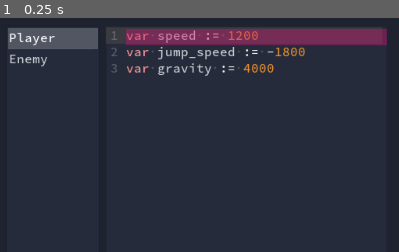
Above: before the commit, frame 1.
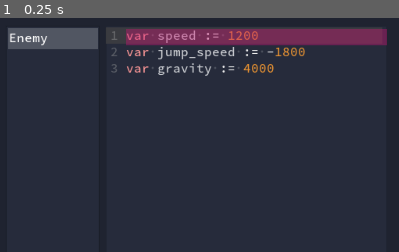
Above: after the commit, the same moment.

Repository: GDQuest/learn-gdscript
Game: Godot game, scene res://ScenePlayer.tscn
The game is run twice, just before and just after one commit, with the same random seed, the same clock (stepped at 60 frames per second) and the same inputs. The engine's default icon, where the game draws it, is replaced by a stand-in: a white triangle on a blue panel in a dark square.
Inputs:
- Up to frame 1 (0.25 s): no input
The pictures show only the part of the screen within x 0-50%, y 0-50%; the shares and areas given below are measured in that part.

The runs differ from the first frame. In frame 1, 0.4% of the frame differs, in the area x 2-14%, y 6-21%.

Commit message:
Enables file filtering

Diff:
--- a/ScenePlayer.gd
+++ b/ScenePlayer.gd
@@ -5,6 +5,7 @@
 const ScriptsUtils = preload("./ScriptsUtils.gd")
 
 export (PackedScene) var scene_file := preload("res://game/Game.tscn") setget set_scene_file
+export var scripts_to_collect := PoolStringArray()
 export (String, "game", "console", "both") var view_mode := "both" setget set_view_mode
 
 var _scene_is_paused := false
@@ -89,7 +90,7 @@
 	_scene = scene_file.instance()
 	viewport.add_child(_scene)
 	_clear_file_list()
-	for script in ScriptsUtils.collect_scripts(_scene):
+	for script in ScriptsUtils.collect_scripts(_scene, scripts_to_collect):
 		file_list.add_item(script.name, null, true)
 		file_list.set_item_metadata(file_list.get_item_count() - 1, script)
 	file_list.select(0)
--- a/ScenePlayer.tscn
+++ b/ScenePlayer.tscn
@@ -29,6 +29,7 @@
 __meta__ = {
 "_edit_use_anchors_": false
 }
+scripts_to_collect = PoolStringArray( "Enemy" )
 
 [node name="HSplitContainer" type="HSplitContainer" parent="."]
 anchor_right = 1.0
--- a/ScriptsUtils.gd
+++ b/ScriptsUtils.gd
@@ -1,15 +1,17 @@
 const ScriptManager = preload("./ScriptManager.gd")
 const ScriptsRepository = preload("./ScriptsRepository.gd")
 
-static func collect_scripts(node: Node, repository := ScriptsRepository.new(), limit := 1000) -> ScriptsRepository:
-	var maybe_script = node.get_script()
+static func collect_scripts(node: Node, scripts := Array(), repository := ScriptsRepository.new(), limit := 1000) -> ScriptsRepository:
+	var maybe_script: Reference = node.get_script()
 	if maybe_script != null:
 		var script: GDScript = maybe_script
-		repository.add_script(script, node)
+		var path = script.resource_path.get_file().replace(".gd", "")
+		if scripts.size() == 0 or scripts.find(path) > -1:
+			repository.add_script(script, node)
 	if limit > 0:
 		limit -= 1
 		for child in node.get_children():
-			collect_scripts(child, repository, limit)
+			collect_scripts(child, scripts, repository, limit)
 	return repository
 
 static func pause_scene(node: Node, pause := true, limit := 1000) -> void:
